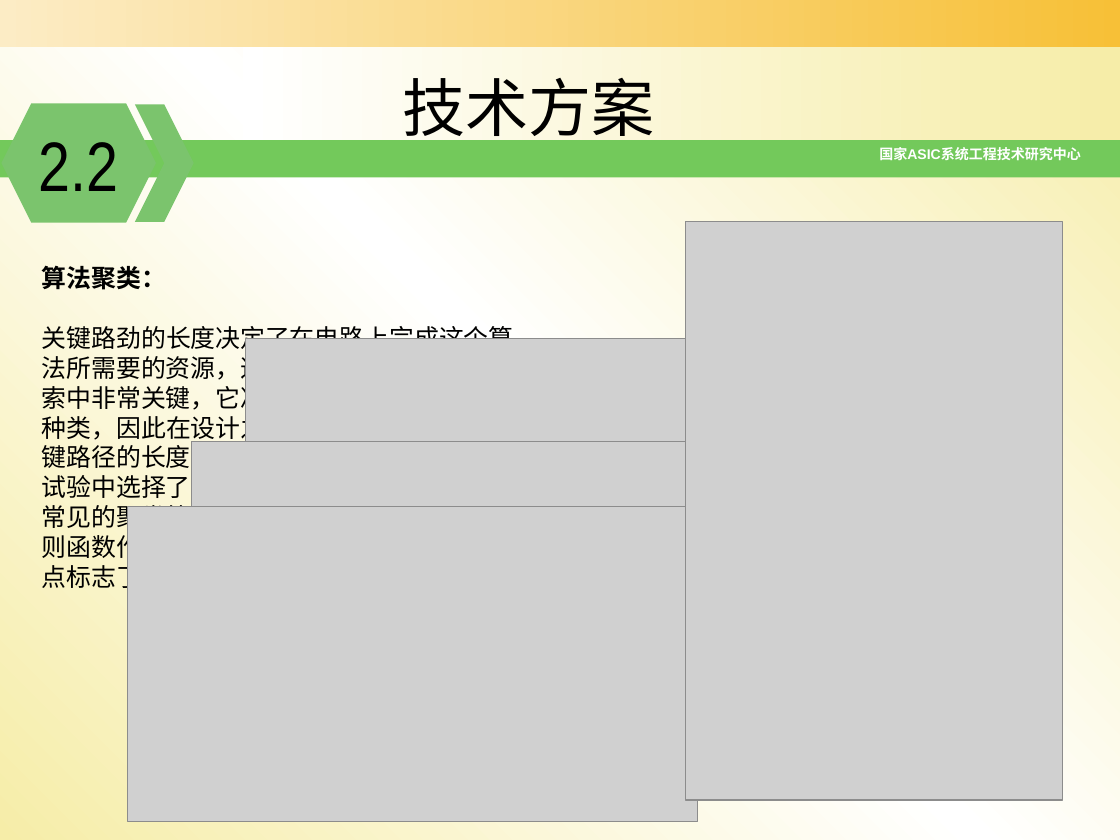
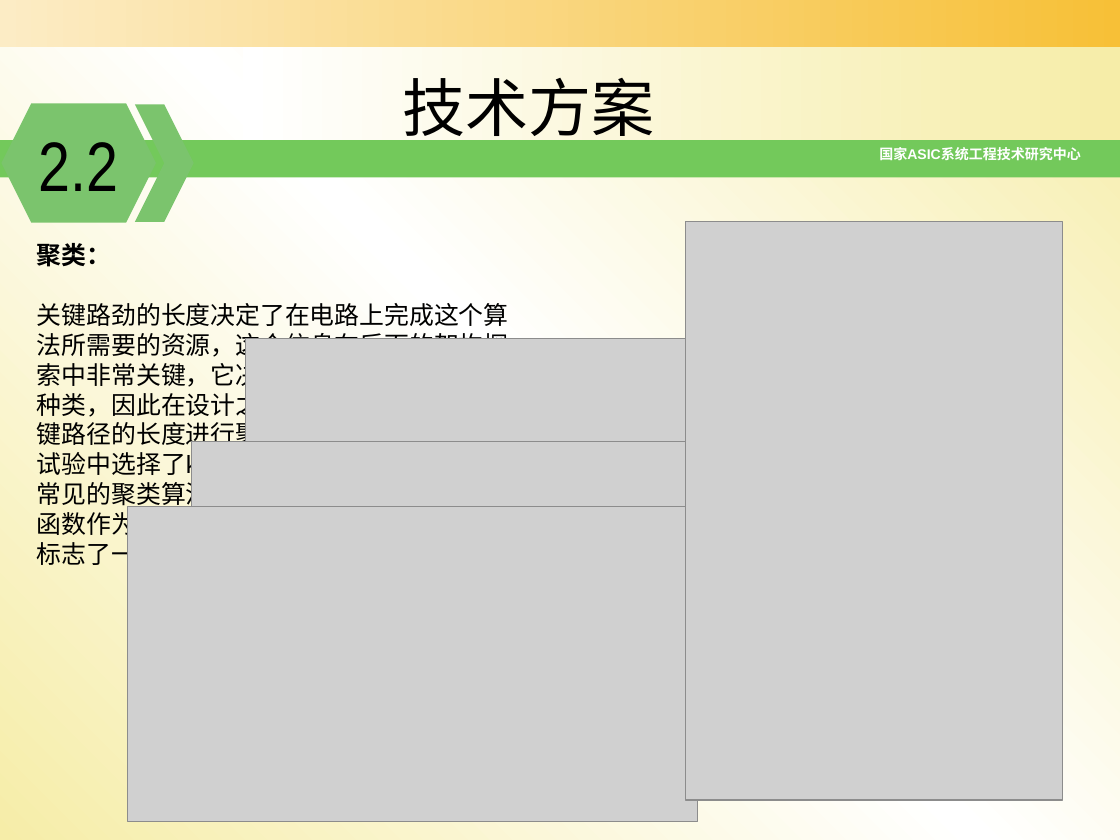
Before and after one commit to zdyzhan/bishe, a slide deck: slide 19 of 开题报告_131199李小泉11_18.pptx. Drawn at 1120x840 pixels with LibreOffice and Linux fonts; fonts in the diff are those of the drawing; grey boxes stand for pictures; background and template pictures are left out. Boxes give left, top, right and bottom in pixels: in the first picture for what was removed or moved away, otherwise in the second. Text is boxed around its words. In the diff, an @@ line names an element or a change of style, - is before the commit and + after.

```diff
--- a/开题报告_131199李小泉11_18.pptx
+++ b/开题报告_131199李小泉11_18.pptx
@@ text "聚类：": place and size @@
-text "聚类：" at [42, 265, 534, 592]
+text "聚类：" at [37, 243, 529, 570]
@@ text at [37, 243, 111, 267]: text changed @@
-算法聚类：
+聚类：
@@ text at [37, 448, 529, 570]: text changed @@
-试验中选择了k-means聚类算法，这是一个很常见的聚类算法，它算法采用误差平方和准则函数作为聚类准则函数，也就是说它的聚点标志了一个关键路径长度的集中点。
+试验中选择了k-means聚类算法，这是一个很常见的聚类算法，它算法采用误差平方准则函数作为聚类收敛依据，也就是说它的聚点标志了一个关键路径长度的集中点。
```
Also in this commit, not shown: 23 other slides changed, 1 other file.
